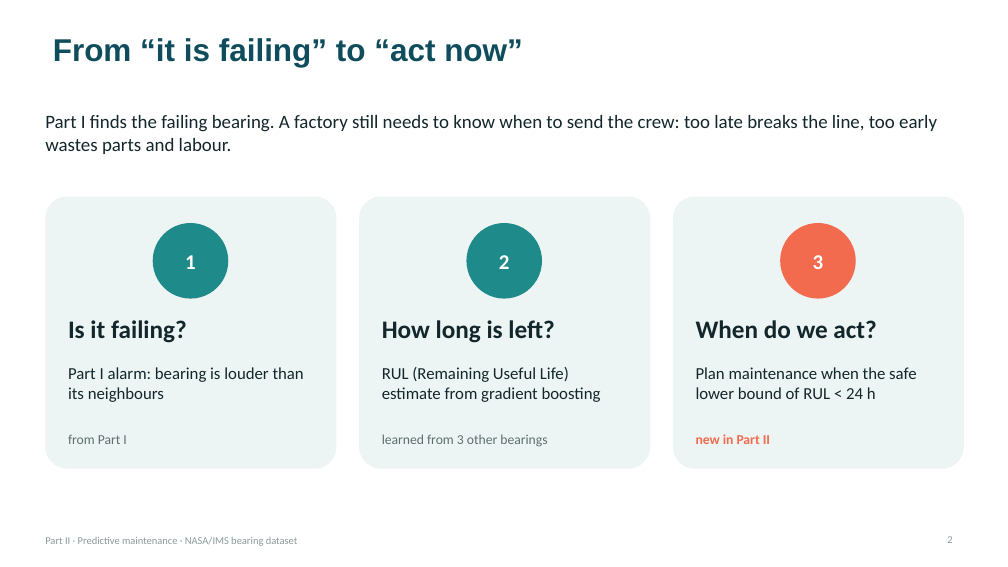
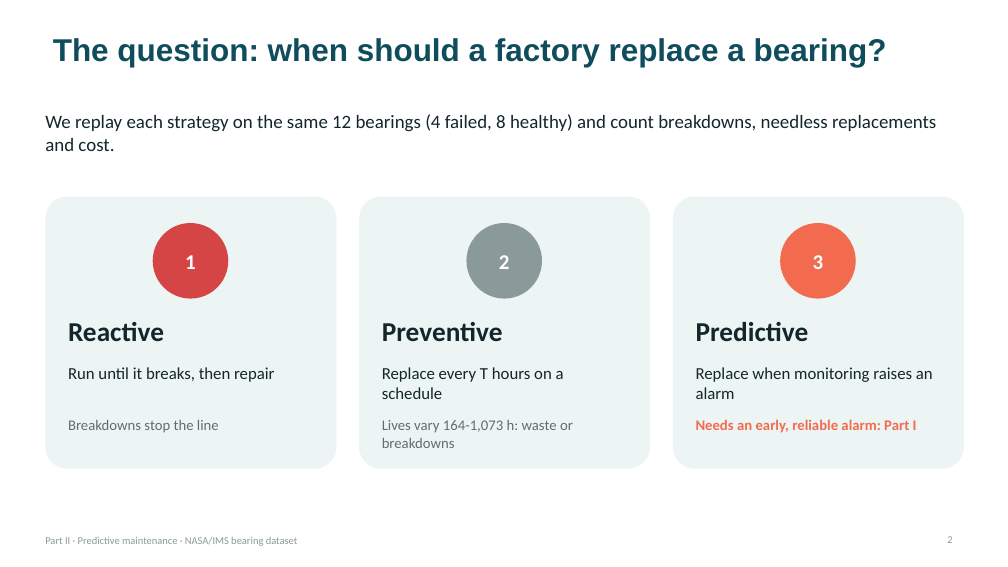
Before and after one commit to Adrian-Jotham/AISmartFactory, a slide deck: slide 2 of predictive_maintenance_part2.pptx. Drawn at 1008x567 pixels with LibreOffice and Linux fonts; fonts in the diff are those of the drawing. Boxes give left, top, right and bottom in pixels: in the first picture for what was removed or moved away, otherwise in the second. Text is boxed around its words. In the diff, an @@ line names an element or a change of style, - is before the commit and + after.

```diff
--- a/predictive_maintenance_part2.pptx
+++ b/predictive_maintenance_part2.pptx
@@ title at (x1=53, y1=38, x2=887, y2=67): text changed @@
-From “it is failing” to “act now”
+The question: when should a factory replace a bearing?
@@ text at (x1=45, y1=114, x2=936, y2=151): text changed @@
-Part I finds the failing bearing. A factory still needs to know when to send the crew: too late breaks the line, too early wastes parts and labour.
+We replay each strategy on the same 12 bearings (4 failed, 8 healthy) and count breakdowns, needless replacements and cost.
@@ ellipse "1" at (x1=153, y1=223, x2=228, y2=299): fill #1F8A8A to #D64545 @@
@@ ellipse "2" at (x1=467, y1=223, x2=542, y2=299): fill #1F8A8A to #8A9A9B @@
@@ text at (x1=68, y1=322, x2=164, y2=342): text changed; size 24 to 26 pt @@
-Is it failing?
+Reactive
@@ text at (x1=382, y1=322, x2=503, y2=341): text changed; size 24 to 26 pt @@
-How long is left?
+Preventive
@@ text at (x1=696, y1=322, x2=809, y2=342): text changed; size 24 to 26 pt @@
-When do we act?
+Predictive
@@ text at (x1=68, y1=367, x2=274, y2=382): text changed @@
-Part I alarm: bearing is louder than its neighbours
+Run until it breaks, then repair
@@ text at (x1=382, y1=367, x2=564, y2=399): text changed @@
-RUL (Remaining Useful Life) estimate from gradient boosting
+Replace every T hours on a schedule
@@ text at (x1=696, y1=367, x2=933, y2=399): text changed @@
-Plan maintenance when the safe lower bound of RUL < 24 h
+Replace when monitoring raises an alarm
@@ text at (x1=696, y1=419, x2=917, y2=433): text changed; size 13 to 14 pt @@
-new in Part II
+Needs an early, reliable alarm: Part I
@@ text at (x1=68, y1=420, x2=219, y2=433): text changed; size 13 to 14 pt @@
-from Part I
+Breakdowns stop the line
@@ text at (x1=382, y1=420, x2=573, y2=448): text changed; size 13 to 14 pt @@
-learned from 3 other bearings
+Lives vary 164-1,073 h: waste or breakdowns
```
Also in this commit, not shown: 5 other slides changed, 4 slides added, 2 slides removed, 1 other file.
